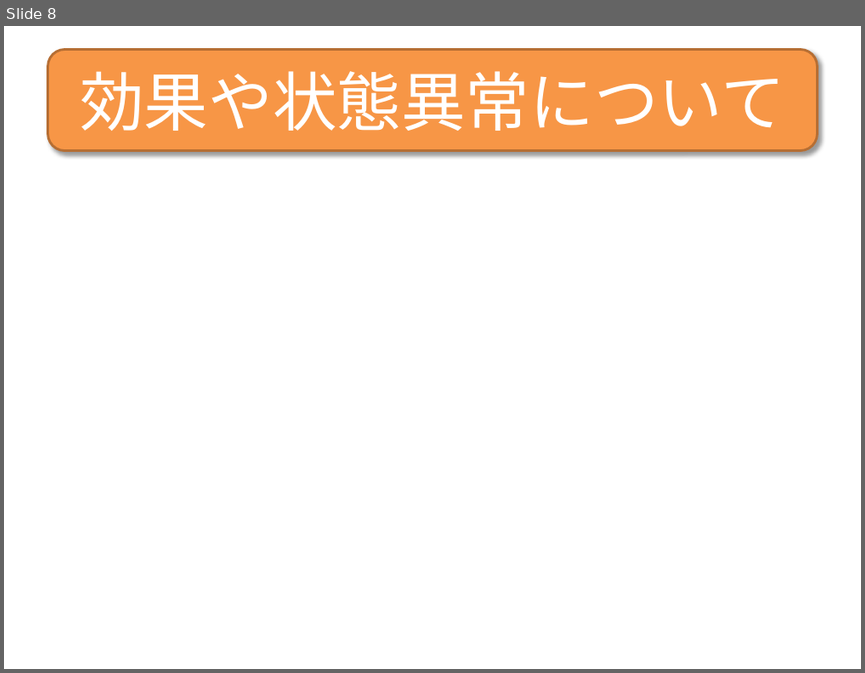
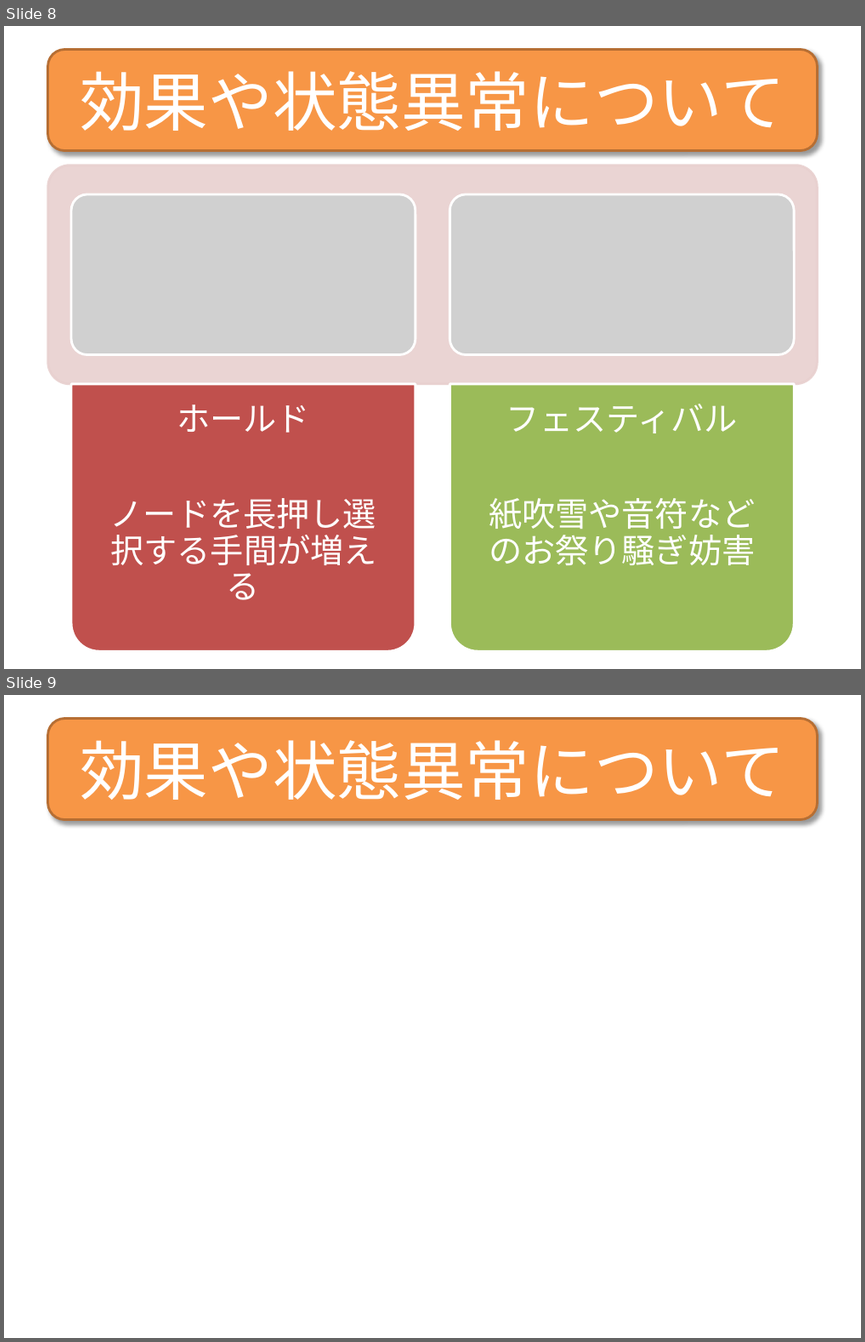
Before and after one commit to TeamNogic/Nogic, a slide deck: プレゼン/Nogic.pptx. Shown one above the other, each under a label of ours: slide 8 before the commit, slides 8 and 9 after it. The pictures are 865x673 and 865x1342 pixels, drawn with LibreOffice and Linux fonts; fonts in the diff are those of the drawing; grey boxes stand for pictures. Boxes give left, top, right and bottom in pixels: in the first picture for what was removed or moved away, otherwise in the second. Text is boxed around its words. In the diff, an @@ line names an element or a change of style, - is before the commit and + after.

```diff
--- a/プレゼン/Nogic.pptx
+++ b/プレゼン/Nogic.pptx
@@ slide 8 added at (4,26,861,669), background #FFFFFF @@
@@ rounded rectangle added at (47,49,817,150), fill #F79646, outline #B76F34 2 pt, 54 pt, text #FFFFFF @@
+効果や状態異常について
@@ group added at (47,165,817,652): 2 pictures, 2 round same rects, 2 texts, 1 rounded rectangle @@
+ホールド
+ノードを長押し選択する手間が増える
+フェスティバル
+紙吹雪や音符などのお祭り騒ぎ妨害
@@ what was slide 8 is now slide 9 @@
```
Also in this commit, not shown: 2 slides changed, 1 other slide added, 6 slides removed, 6 other files.
